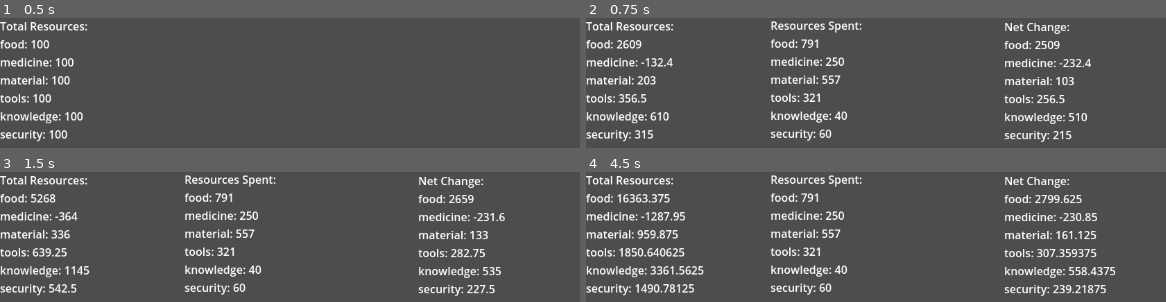
Above: before the commit, frames 1-4 (two rows, left to right).
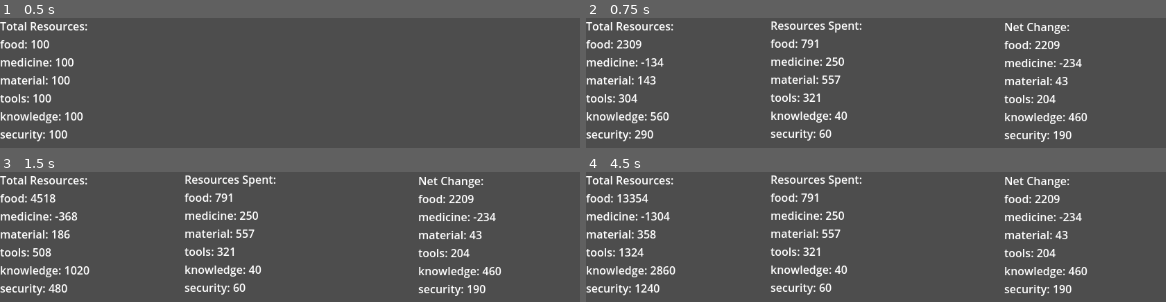
Above: after the commit, the same moments.

Repository: jaxonRuiz/CMPM170-Prototype2
Game: Godot game, scene res://Scenes/main.tscn
The game is run twice, just before and just after one commit, with the same random seed, the same clock (stepped at 60 frames per second) and the same inputs.
Inputs:
- Up to frame 1 (0.5 s): no input
- Up to frame 2 (0.75 s): tap Enter at 0.5 s; hold Space (next_turn) from 0.53 s (still down)
- Up to frame 3 (1.5 s): release Space (next_turn) at 1.28 s; tap Space (next_turn) at 1.35 s
- Up to frame 4 (4.5 s): tap Enter at 2, 3.5 s; hold Space (next_turn) 2.03-2.78 s; tap Space (next_turn) at 2.85, 4.35 s; hold Space (next_turn) 3.53-4.28 s

Frame 1 is identical in both runs. In frame 2, 1.2% of the frame differs, in the area x 6-88%, y 16-94%; in frame 3, 1.5%; in frame 4, 3.1%, in the area x 6-92%, y 16-94%.

Commit message:
changed stability adjustment

Diff:
--- a/Scripts/group.gd
+++ b/Scripts/group.gd
@@ -59,7 +59,7 @@
 func processTurn(stockpile:Dictionary):
 
 	# update stability based on resource satisfaction
-	stability = (stability + resource_satisfaction + (OVERFLOW_AMOUNT - 1))/2
+	stability = (stability + resource_satisfaction )/2
 	printraw(my_type);
 	print(stability);
 	for resource in expected_input.keys():
